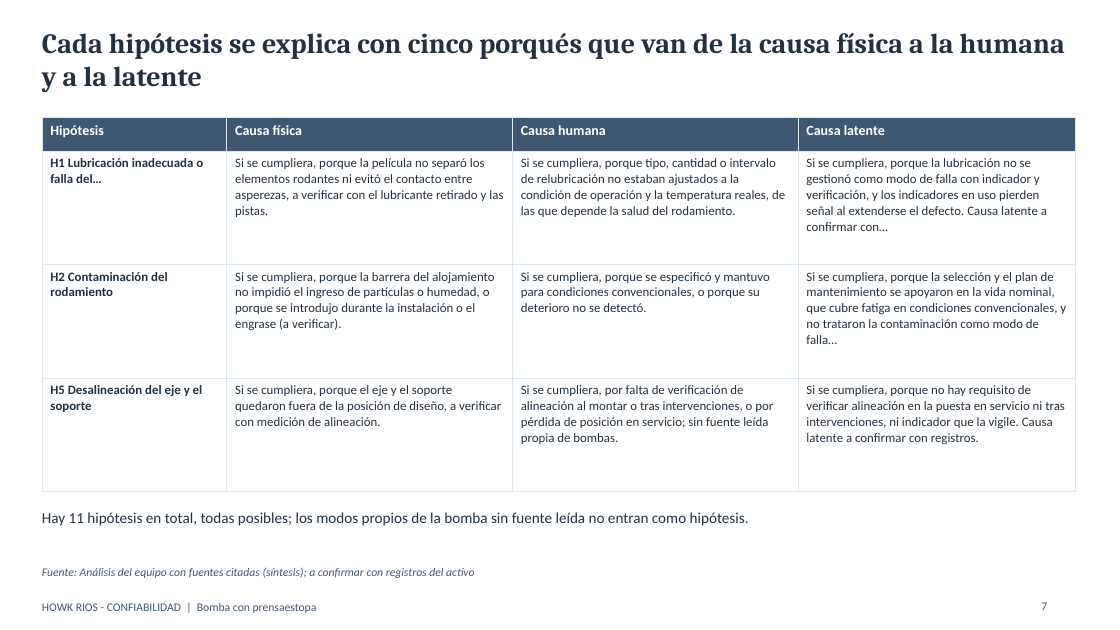
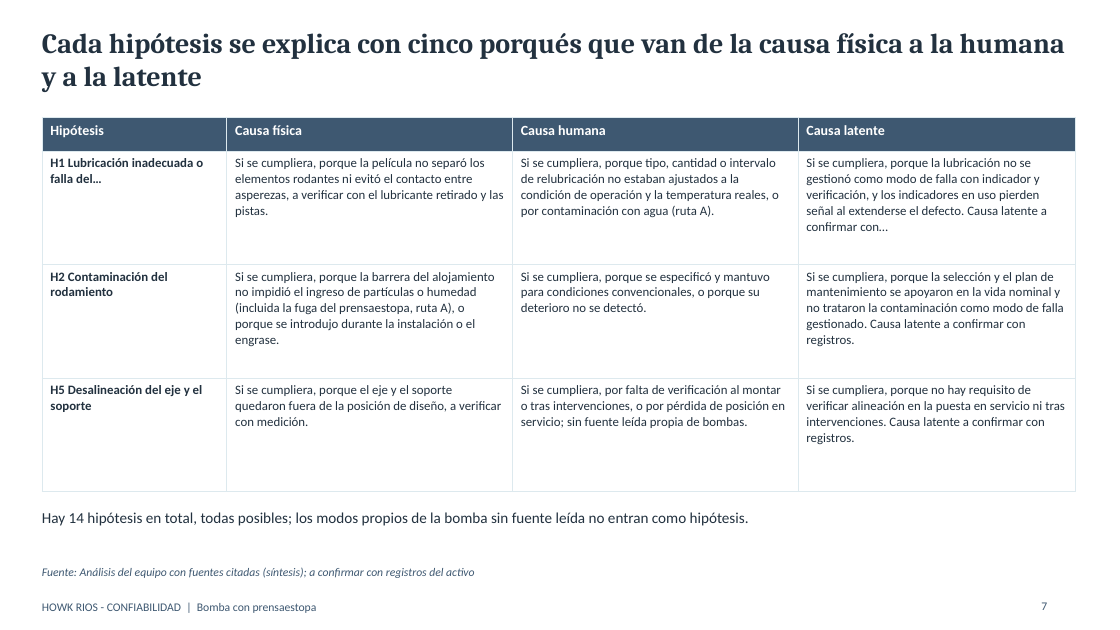
Before and after one commit to howkrios-65/clima-lima, a slide deck: slide 7 of docs/entregables/presentacion_bomba_prensaestopa.pptx. Drawn at 1120x630 pixels with LibreOffice and Linux fonts; fonts in the diff are those of the drawing. Boxes give left, top, right and bottom in pixels: in the first picture for what was removed or moved away, otherwise in the second. Text is boxed around its words. In the diff, an @@ line names an element or a change of style, - is before the commit and + after.

```diff
--- a/docs/entregables/presentacion_bomba_prensaestopa.pptx
+++ b/docs/entregables/presentacion_bomba_prensaestopa.pptx
@@ table at (42,118,1075,448) @@
-row 2, column 3: Si se cumpliera, porque tipo, cantidad o intervalo de relubricación no estaban ajustados a la condición de operación y la temperatura reales, de las que depende la salud del rodamiento.
+row 2, column 3: Si se cumpliera, porque tipo, cantidad o intervalo de relubricación no estaban ajustados a la condición de operación y la temperatura reales, o por contaminación con agua (ruta A).
-row 3, column 2: Si se cumpliera, porque la barrera del alojamiento no impidió el ingreso de partículas o humedad, o porque se introdujo durante la instalación o el engrase (a verificar).
+row 3, column 2: Si se cumpliera, porque la barrera del alojamiento no impidió el ingreso de partículas o humedad (incluida la fuga del prensaestopa, ruta A), o porque se introdujo durante la instalación o el engrase.
-row 3, column 4: Si se cumpliera, porque la selección y el plan de mantenimiento se apoyaron en la vida nominal, que cubre fatiga en condiciones convencionales, y no trataron la contaminación como modo de falla…
+row 3, column 4: Si se cumpliera, porque la selección y el plan de mantenimiento se apoyaron en la vida nominal y no trataron la contaminación como modo de falla gestionado. Causa latente a confirmar con registros.
-row 4: H5 Desalineación del eje y el soporte | Si se cumpliera, porque el eje y el soporte quedaron fuera de la posición de diseño, a verificar con medición de alineación. | Si se cumpliera, por falta de verificación de alineación al montar o tras intervenciones, o por pérdida de posición en servicio; sin fuente leída propia de bombas. | Si se cumpliera, porque no hay requisito de verificar alineación en la puesta en servicio ni tras intervenciones, ni indicador que la vigile. Causa latente a confirmar con registros.
+row 4: H5 Desalineación del eje y el soporte | Si se cumpliera, porque el eje y el soporte quedaron fuera de la posición de diseño, a verificar con medición. | Si se cumpliera, por falta de verificación al montar o tras intervenciones, o por pérdida de posición en servicio; sin fuente leída propia de bombas. | Si se cumpliera, porque no hay requisito de verificar alineación en la puesta en servicio ni tras intervenciones. Causa latente a confirmar con registros.
@@ text at (42,512,749,526): text changed @@
-Hay 11 hipótesis en total, todas posibles; los modos propios de la bomba sin fuente leída no entran como hipótesis.
+Hay 14 hipótesis en total, todas posibles; los modos propios de la bomba sin fuente leída no entran como hipótesis.
```
Also in this commit, not shown: 8 other slides changed, 2 slides added, 14 other files.
